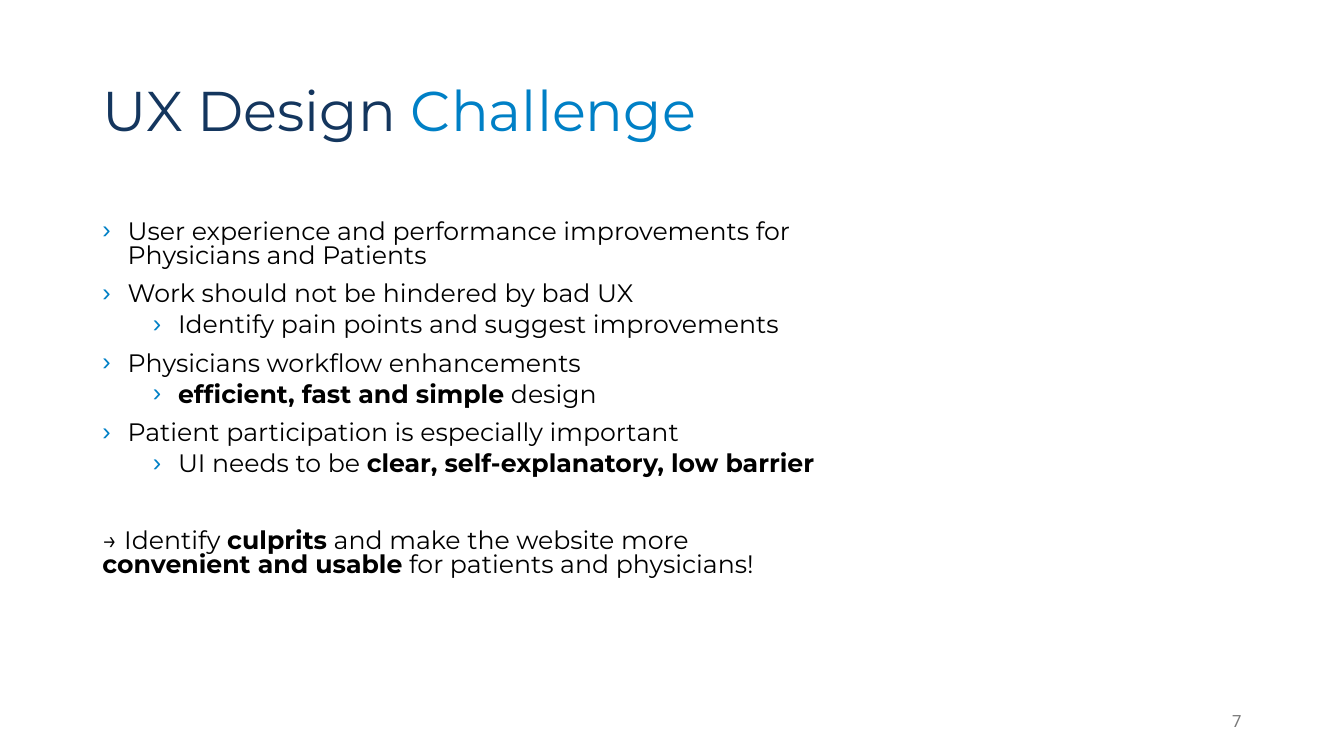
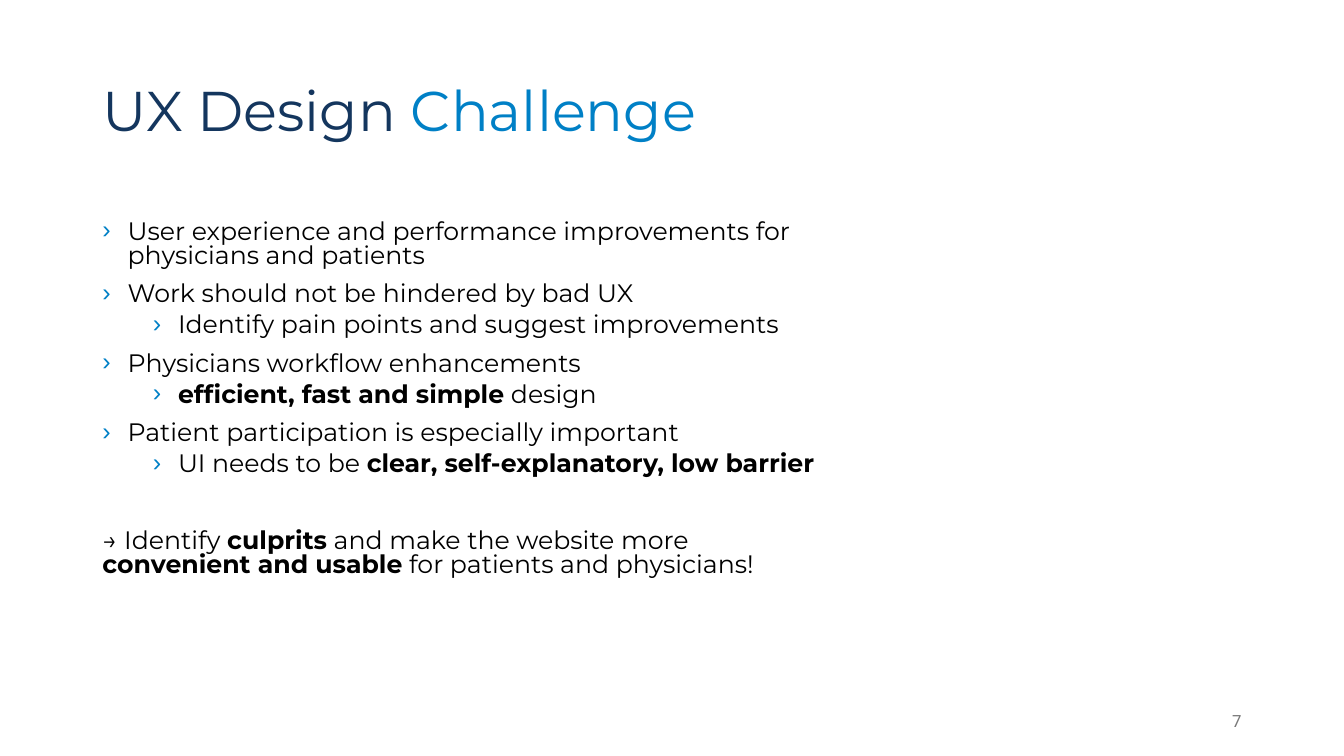
Before and after one commit to SilenZcience/ScientificWork, a slide deck: slide 7 of Presentations/UXDesign/UXDesign-Interim.pptx. Drawn at 1344x756 pixels with LibreOffice and Linux fonts; fonts in the diff are those of the drawing. Boxes give left, top, right and bottom in pixels: in the first picture for what was removed or moved away, otherwise in the second. Text is boxed around its words. In the diff, an @@ line names an element or a change of style, - is before the commit and + after.

```diff
--- a/Presentations/UXDesign/UXDesign-Interim.pptx
+++ b/Presentations/UXDesign/UXDesign-Interim.pptx
@@ text at (128, 221, 790, 269): text changed @@
-› User experience and performance improvements for Physicians and Patients
+› User experience and performance improvements for physicians and patients
```
Also in this commit, not shown: 1 other slide changed, 1 other file.
